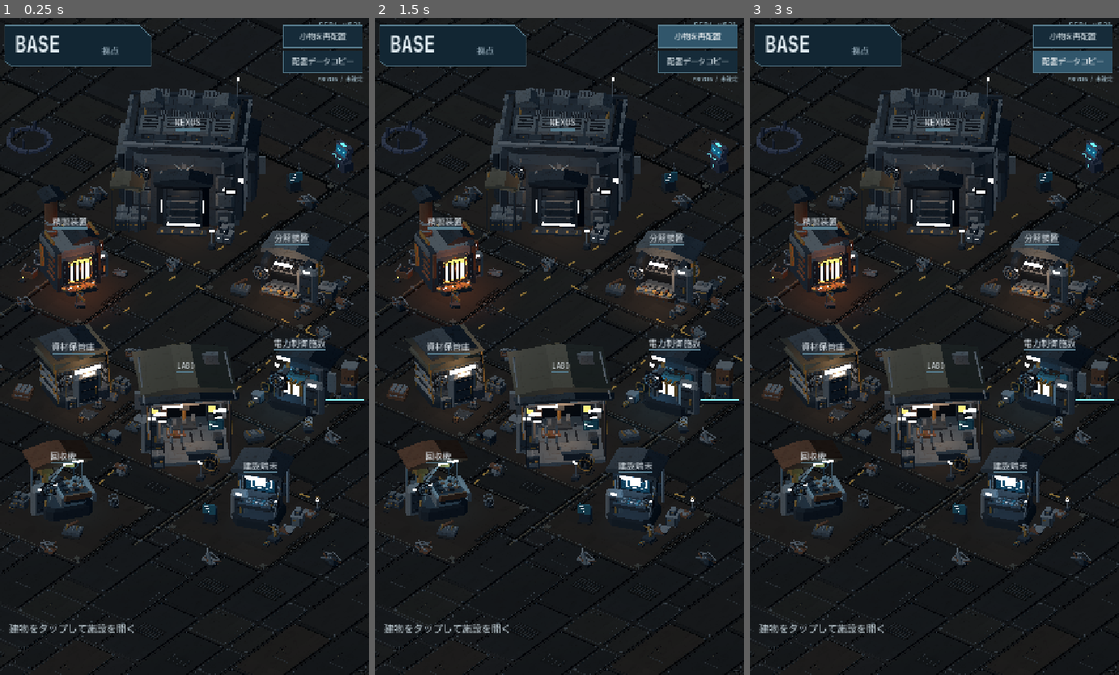
Above: before the commit, frames 1-3 (left to right).
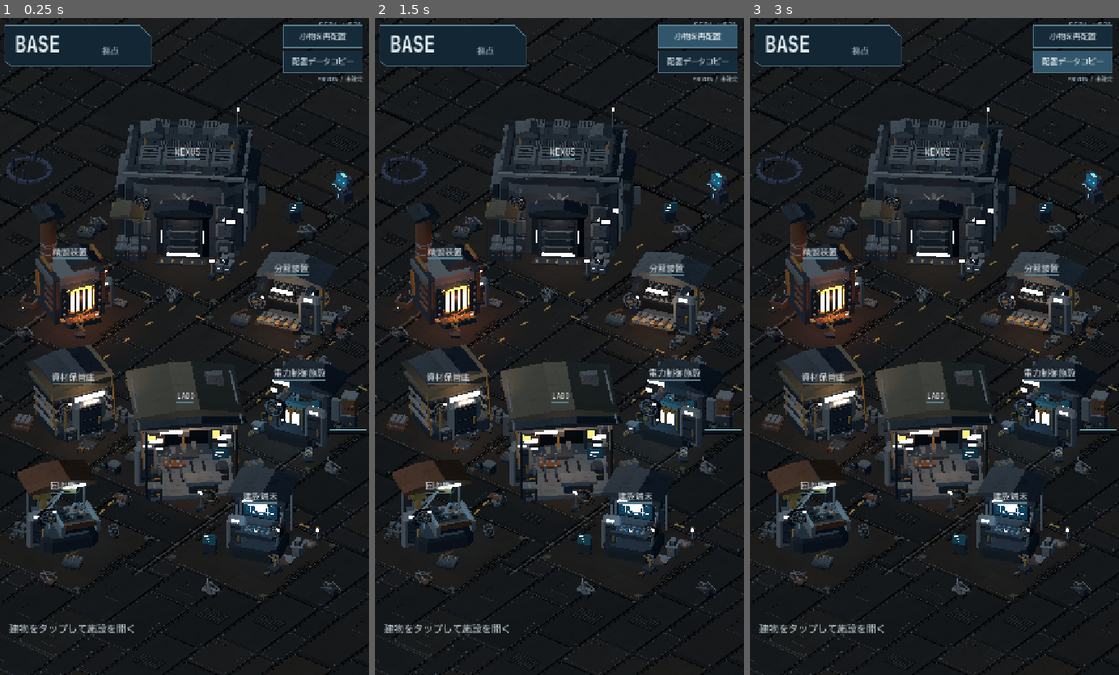
Above: after the commit, the same moments.

Repository: shejklgaia-png/-
Game: Godot game, scene res://scenes/base_exploration.tscn
The game is run twice, just before and just after one commit, with the same random seed, the same clock (stepped at 60 frames per second) and the same inputs.
Inputs:
- Up to frame 1 (0.25 s): no input
- Up to frame 2 (1.5 s): click "小物を再配置" at 0.5 s; click "小物を再配置" at 1.25 s
- Up to frame 3 (3 s): click "小物を再配置" at 2 s; click "配置データコピー" at 2.75 s

The runs differ from the first frame. In frame 1, 28% of the frame differs, in the area x 0-100%, y 0-100%; in frame 2, 28%; in frame 3, 28%.

Commit message:
BASE: grow seven stations and shift portrait framing down (#630)
* test(base): update approved lower portrait framing and seven facility scales

* test(base): update approved lower portrait framing and seven facility scales

* test(base): update approved lower portrait framing and seven facility scales

* test(base): update approved lower portrait framing and seven facility scales

* test(base): update approved lower portrait framing and seven facility scales

* test(base): update approved lower portrait framing and seven facility scales

* test(base): protect compact NEXUS and lower, larger seven-facility composition

* test(base): validate lower portrait framing in live Godot

* test(base): register lower larger composition checks before production changes

* feat(base): move overview down and enlarge seven industrial station models

* feat(base): move overview down and enlarge seven industrial station models

* docs(base): record lower portrait composition and enlarged stations with CI expectations

Diff:
--- a/scripts/base_exploration.gd
+++ b/scripts/base_exploration.gd
@@ -31,12 +31,14 @@
 # True FOV-zero appearance: parallel rays (orthographic, not invalid fov=0).
 # Camera elevation is now ~33.8 degrees (was 41.1), revealing building facades
 # and side panels while preserving the 720x1280 orthographic composition.
+# Translate both eye and target +2.1m vertically: facilities appear lower
+# without changing their camera-facing angles, world locations, or slab links.
 const BASE_ORTHO_SIZE: float = 38.0
 # All BASE/GRID view transitions are one uninterrupted camera move.
 const BASE_GRID_TRAVEL_SECONDS: float = 0.48
 const GRID_EDIT_ZOOM_SECONDS: float = 0.46
-const BASE_CAMERA_POSITION: Vector3 = Vector3(21.0, 23.0, 25.0)
-const BASE_CAMERA_TARGET: Vector3 = Vector3(0.0, 0.0, -2.2)
+const BASE_CAMERA_POSITION: Vector3 = Vector3(21.0, 25.1, 25.0)
+const BASE_CAMERA_TARGET: Vector3 = Vector3(0.0, 2.1, -2.2)
 const NEXUS_BUILDING_ORIGIN: Vector3 = Vector3(-9.30, 0.0, -14.55)
 const CRATE_SPEED: float = 0.95
 # CRATE wanders the irregular middle service lanes rather than revolving
--- a/scripts/sera_base_architecture.gd
+++ b/scripts/sera_base_architecture.gd
@@ -605,8 +605,9 @@
     parent.add_child(node)
     var g := Batch.new(node)
     g.yaw = facility_yaw_radians(key)
-    # Small equipment gains legibility, while its floor / tap position stays.
-    g.detail_scale = 1.28 if key == "LABO" else 1.36
+    # Seven work buildings grow into the unused portrait space; NEXUS retains
+    # its own 1.14x size. Keep all pad, tap anchor and clutter placements.
+    g.detail_scale = 1.45 if key == "LABO" else 1.55
     node.set_meta("visual_model_scale", g.detail_scale)
     node.set_meta("body_yaw", g.yaw)
     match key:
--- /dev/null
+++ b/tools/base_lower_larger_composition_runtime_check.gd
@@ -0,0 +1,84 @@
+extends SceneTree
+## Test the approved lower screen composition against live Godot projection.
+const STATIONS = [
+    "LABO", "SCRAP_COLLECTOR", "SMELTER", "RECYCLER",
+    "GENERATOR", "STORAGE", "BUILD_TERMINAL",
+]
+
+func _initialize() -> void:
+    call_deferred("_run")
+
+func _fail(reason: String) -> void:
+    push_error("SERA_BASE_LOWER_LARGER_COMPOSITION_FAIL: " + reason)
+    quit(1)
+
+func _run() -> void:
+    var hub: Node3D = load("res://scenes/base_exploration.tscn").instantiate()
+    root.add_child(hub)
+    for _attempt in range(28):
+        await process_frame
+        if hub.get_node_or_null("BaseFacilities/BUILD_TERMINAL/IndustrialModel") != null:
+            break
+    var camera: Camera3D = hub.get("cam") as Camera3D
+    var nexus: Node3D = hub.get_node_or_null("NEXUSBuilding") as Node3D
+    var stations: Node3D = hub.get_node_or_null("BaseFacilities") as Node3D
+    if camera == null or nexus == null or stations == null:
+        _fail("BASE camera/facilities missing")
+        return
+    if camera.projection != Camera3D.PROJECTION_ORTHOGONAL or (
+            not is_equal_approx(camera.size, 38.0)):
+        _fail("base camera lost orthographic composition")
+        return
+    if camera.position.distance_to(Vector3(21.0, 25.1, 25.0)) > 0.02:
+        _fail("camera was not translated downward on screen")
+        return
+    var view: Vector2 = camera.get_viewport().get_visible_rect().size
+    var nexus_uv: Vector2 = camera.unproject_position(nexus.global_position) / view
+    if nexus_uv.x < 0.45 or nexus_uv.x > 0.55 or (
+            nexus_uv.y < 0.31 or nexus_uv.y > 0.34):
+        _fail("NEXUS not centered near upper third: " + str(nexus_uv))
+        return
+    var nexus_model: Node3D = nexus.get_node_or_null("NexusArchitecture") as Node3D
+    if nexus_model == null or (
+            not is_equal_approx(float(nexus_model.get_meta(
+            "visual_model_scale", 0.0)), 1.14)):
+        _fail("NEXUS was enlarged or replaced")
+        return
+    for key in STATIONS:
+        var node: Node3D = stations.get_node_or_null(key) as Node3D
+        if node == null:
+            _fail("missing station: " + key)
+            return
+        var model: Node3D = node.get_node_or_null("IndustrialModel") as Node3D
+        if model == null:
+            _fail("missing station model: " + key)
+            return
+        var expected: float = 1.45 if key == "LABO" else 1.55
+        if not is_equal_approx(
+                float(model.get_meta("visual_model_scale", 0.0)), expected):
+            _fail("station not enlarged: " + key)
+            return
+        var projected: Rect2 = stations.call("_projected_bounds", camera, key)
+        var uv: Rect2 = Rect2(projected.position / view, projected.size / view)
+        if uv.position.x < 0.03 or uv.end.x > 0.96 or (
+                uv.position.y < 0.13 or uv.end.y > 0.89):
+            _fail("station clipped / enters HUD: " + key + " " + str(uv))
+            return
+        var tap: Vector2 = camera.unproject_position(
+            node.global_position + Vector3(0.0, 1.0, 0.0))
+        if str(stations.call("key_at", camera, tap)) != key:
+            _fail("enlarged station cannot be tapped: " + key)
+            return
+    var terminal: Node3D = stations.get_node("BUILD_TERMINAL") as Node3D
+    var bottom_uv: Vector2 = camera.unproject_position(
+        terminal.global_position) / view
+    if bottom_uv.y < 0.79 or bottom_uv.y > 0.84:
+        _fail("lower yard still leaves excess space: " + str(bottom_uv))
+        return
+    var lab: Node3D = stations.get_node("LABO") as Node3D
+    var lab_uv: Vector2 = camera.unproject_position(lab.global_position) / view
+    if lab_uv.y < 0.67 or lab_uv.y > 0.71:
+        _fail("LABO moved off lower central area: " + str(lab_uv))
+        return
+    print("SERA_BASE_LOWER_LARGER_COMPOSITION_RUNTIME_PASS")
+    quit(0)
--- a/tools/base_night_facility_runtime_check.gd
+++ b/tools/base_night_facility_runtime_check.gd
@@ -57,8 +57,8 @@
             if absf(scale - 1.14) > 0.001:
                 _fail("NEXUS unexpectedly enlarged")
                 return
-        elif scale < 1.27 or scale > 1.37:
-            _fail("station not enlarged: " + key)
+        elif not is_equal_approx(scale, 1.45 if key == "LABO" else 1.55):
+            _fail("station not enlarged to current approved size: " + key)
             return
         var features: Array = model.get_meta("unique_model_features", [])
         if not features.has(FEATURES[key]):
--- a/tools/base_visual_enlargement_runtime_check.gd
+++ b/tools/base_visual_enlargement_runtime_check.gd
@@ -17,13 +17,13 @@
             break
     var expected := {
         "NEXUSBuilding/NexusArchitecture": 1.14,
-        "BaseFacilities/LABO/IndustrialModel": 1.28,
-        "BaseFacilities/SCRAP_COLLECTOR/IndustrialModel": 1.36,
-        "BaseFacilities/SMELTER/IndustrialModel": 1.36,
-        "BaseFacilities/RECYCLER/IndustrialModel": 1.36,
-        "BaseFacilities/GENERATOR/IndustrialModel": 1.36,
-        "BaseFacilities/STORAGE/IndustrialModel": 1.36,
-        "BaseFacilities/BUILD_TERMINAL/IndustrialModel": 1.36,
+        "BaseFacilities/LABO/IndustrialModel": 1.45,
+        "BaseFacilities/SCRAP_COLLECTOR/IndustrialModel": 1.55,
+        "BaseFacilities/SMELTER/IndustrialModel": 1.55,
+        "BaseFacilities/RECYCLER/IndustrialModel": 1.55,
+        "BaseFacilities/GENERATOR/IndustrialModel": 1.55,
+        "BaseFacilities/STORAGE/IndustrialModel": 1.55,
+        "BaseFacilities/BUILD_TERMINAL/IndustrialModel": 1.55,
     }
     for path in expected:
         var model: Node3D = hub.get_node_or_null(path) as Node3D
Not shown, changed: tools/sera_ci_manifest.txt
Not shown, changed: DEVELOPMENT.md
